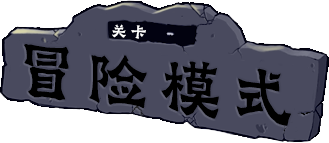
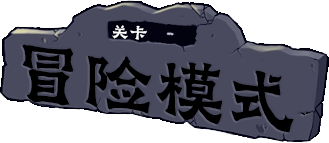
The second w=329, h=143 image is a revision of the first. Changes to its layers:
renamed "GraveBustedStoneLishuSc.ttf｜默认" to "项目字体｜关卡", painted on it over [112, 24, 147, 40]
renamed "GraveBustedStoneLishuSc.ttf｜默认" to "项目字体｜冒险模式", painted on it over [22, 44, 294, 133]
